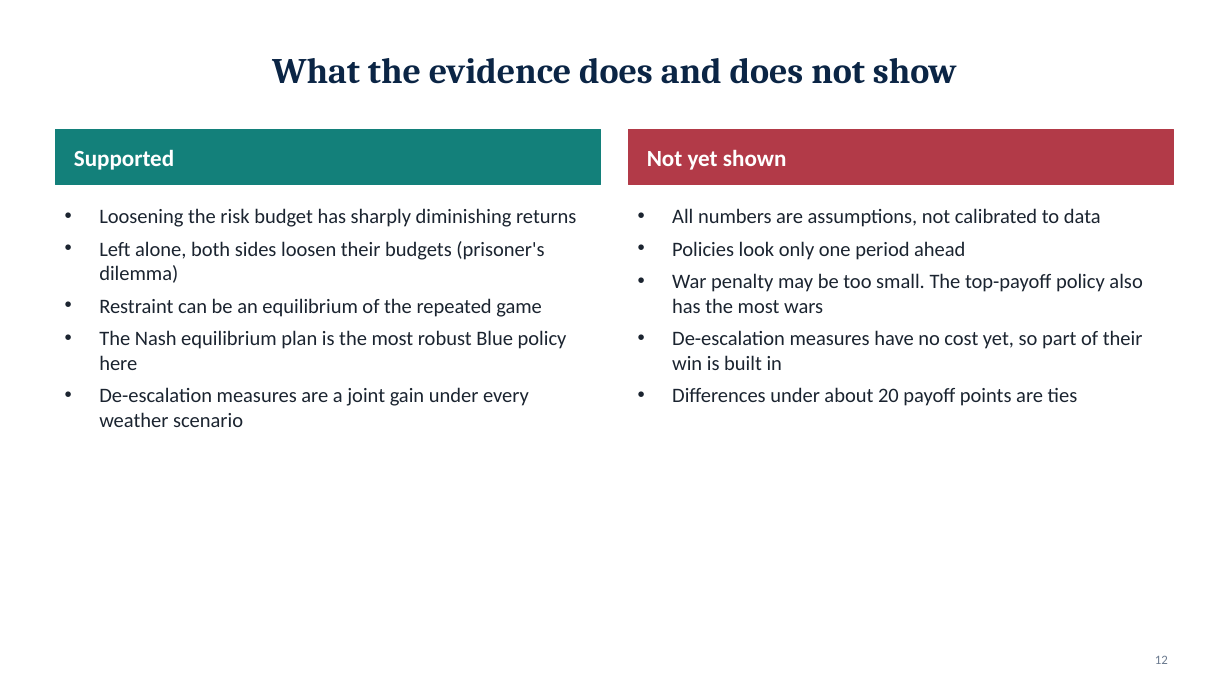
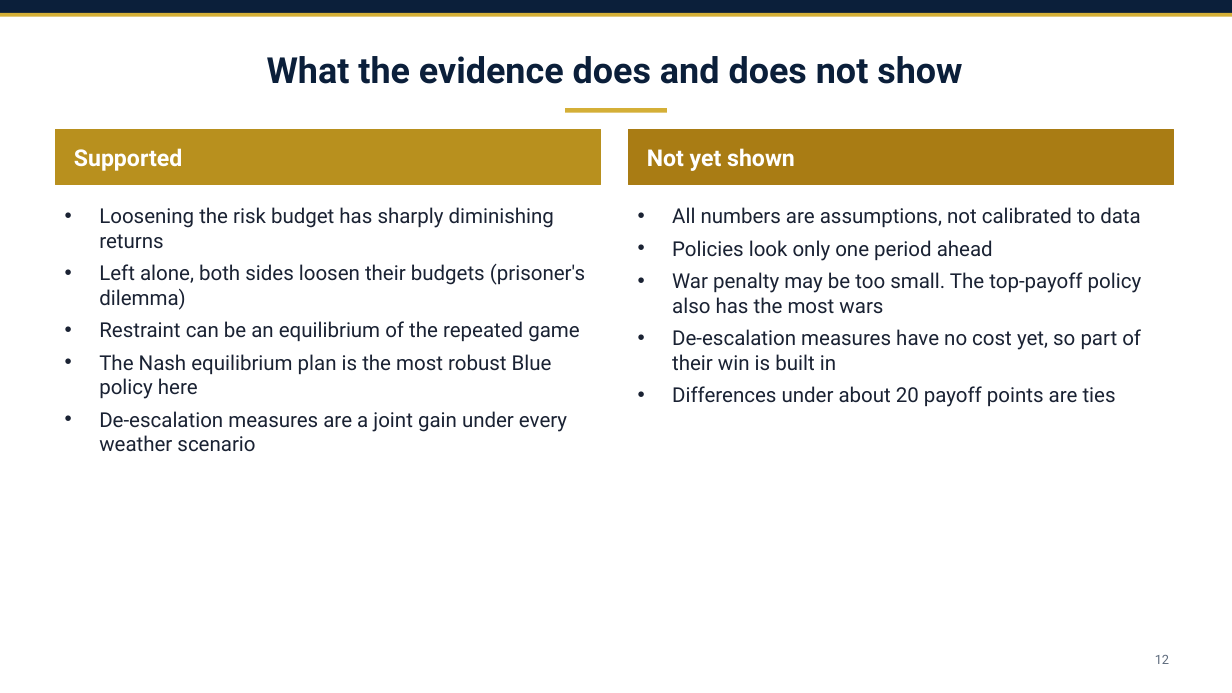
Before and after one commit to draggin-anchor/6.S974-Wargaming-Term-Project, a slide deck: slide 12 of deliverables/02-workshop1-slides.pptx. Drawn at 1232x693 pixels with LibreOffice and Linux fonts; fonts in the diff are those of the drawing. Boxes give left, top, right and bottom in pixels: in the first picture for what was removed or moved away, otherwise in the second. Text is boxed around its words. In the diff, an @@ line names an element or a change of style, - is before the commit and + after.

Commit message:
Workshop 1 slides: navy and gold theme, Franklin Gothic, destroyer title photo
Title photo is USS Kidd (DDG 100) underway in the Pacific, U.S. Navy photo 110518-N-OI955-090 (public domain).

```diff
--- a/deliverables/02-workshop1-slides.pptx
+++ b/deliverables/02-workshop1-slides.pptx
@@ rectangle added at box(0, 0, 1232, 13), fill #0B1F3A @@
@@ rectangle added at box(0, 13, 1232, 17), fill #D4AF37 @@
@@ title "What the evidence does and ..." at box(267, 56, 962, 84): font Cambria to Roboto, text colour #0B2545 to #0B1F3A @@
@@ rectangle added at box(566, 108, 667, 113), fill #D4AF37 @@
@@ rectangle at box(55, 129, 601, 185): fill #13807A to #B8901E; outline #13807A 1 pt to #B8901E 1 pt @@
@@ text "Supported" at box(74, 148, 182, 171): font Calibri to Roboto @@
@@ rectangle at box(628, 129, 1174, 185): fill #B23A48 to #A97C14; outline #B23A48 1 pt to #A97C14 1 pt @@
@@ text "Not yet shown" at box(647, 148, 795, 171): font Calibri to Roboto @@
@@ text "Loosening the risk budget has ..." at box(99, 207, 585, 452): font Calibri to Roboto, text colour #1B2430 to #1A2233 @@
@@ text "All numbers are assumptions, not ..." at box(672, 207, 1142, 407): font Calibri to Roboto, text colour #1B2430 to #1A2233 @@
@@ page number at box(1155, 655, 1169, 664): font Calibri to Roboto, text colour #6B7A8F to #5E6B7D @@
```
Also in this commit, not shown: 12 other slides changed, 2 other files.
